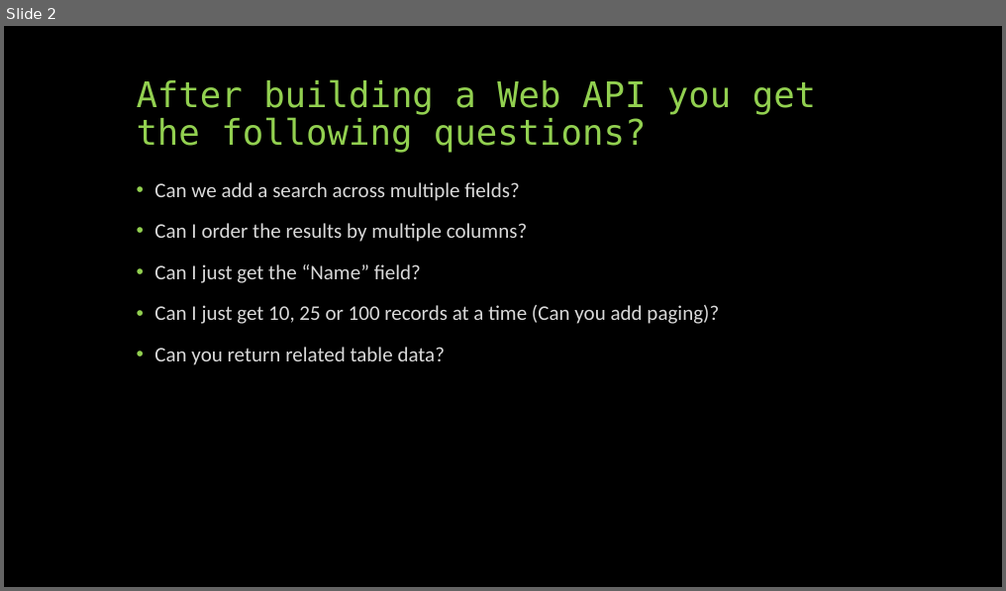
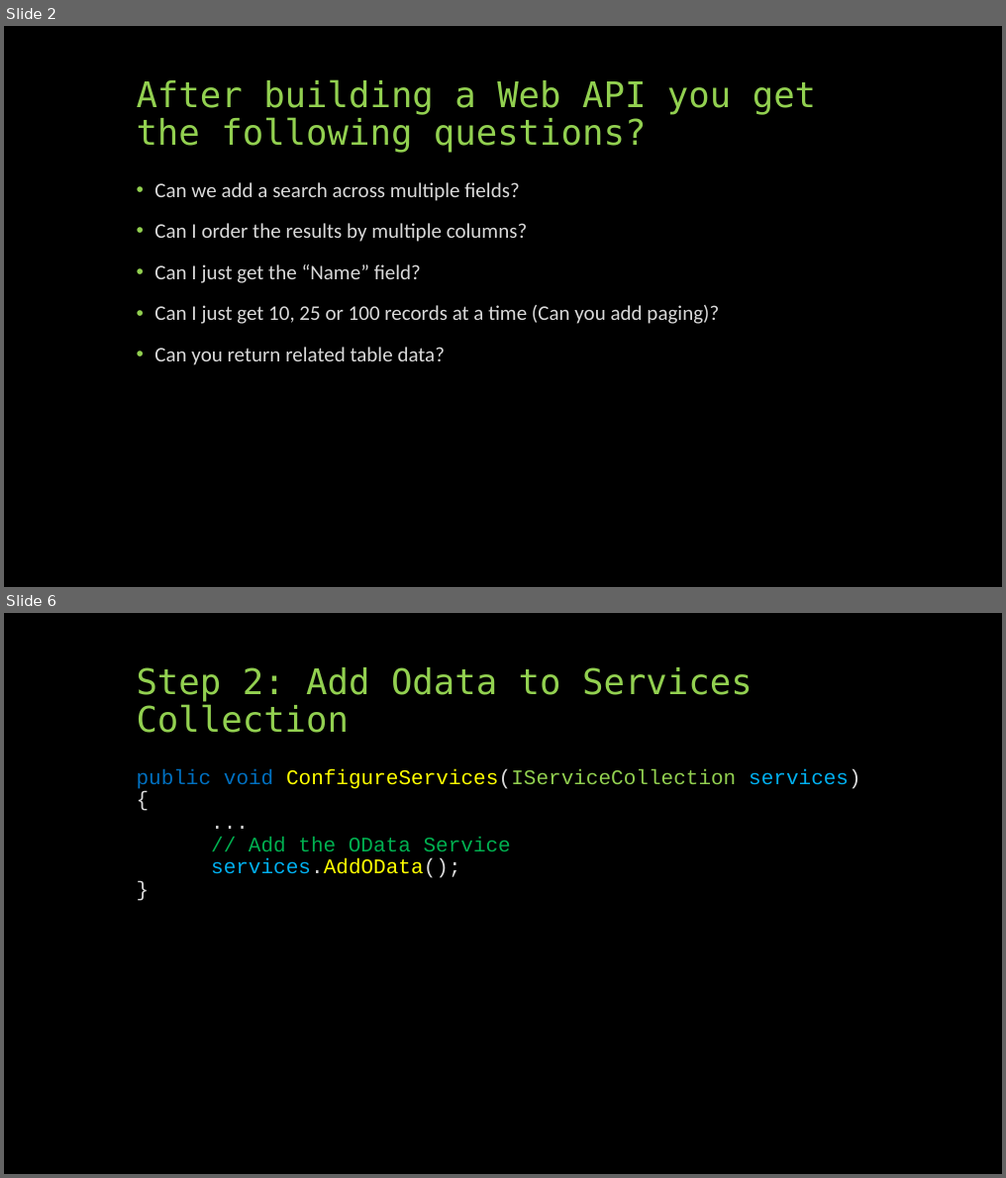
Before and after one commit to jeff-maxwell/mtg-api, a slide deck: Slides.pptx. Shown one above the other, each under a label of ours: slide 2 before the commit, slides 2 and 6 after it; the slides between them are not shown. The pictures are 1006x591 and 1006x1178 pixels, drawn with LibreOffice and Linux fonts; fonts in the diff are those of the drawing. Boxes give left, top, right and bottom in pixels: in the first picture for what was removed or moved away, otherwise in the second. Text is boxed around its words. In the diff, an @@ line names an element or a change of style, - is before the commit and + after.

```diff
--- a/Slides.pptx
+++ b/Slides.pptx
@@ slide 6 added at <box>4,613,1002,1174</box>, background #000000 @@
@@ title added at <box>137,667,752,733</box>, 34 pt, text #92D050 @@
+Step 2: Add Odata to Services Collection
@@ text added at <box>137,769,861,878</box>, 20 pt, text #FFFF00 @@
+public void ConfigureServices(IServiceCollection services)
+{
+...
+// Add the OData Service
+services.AddOData();
+}
```
Also in this commit, not shown: 2 slides changed, 5 other slides added, 1 other file.
